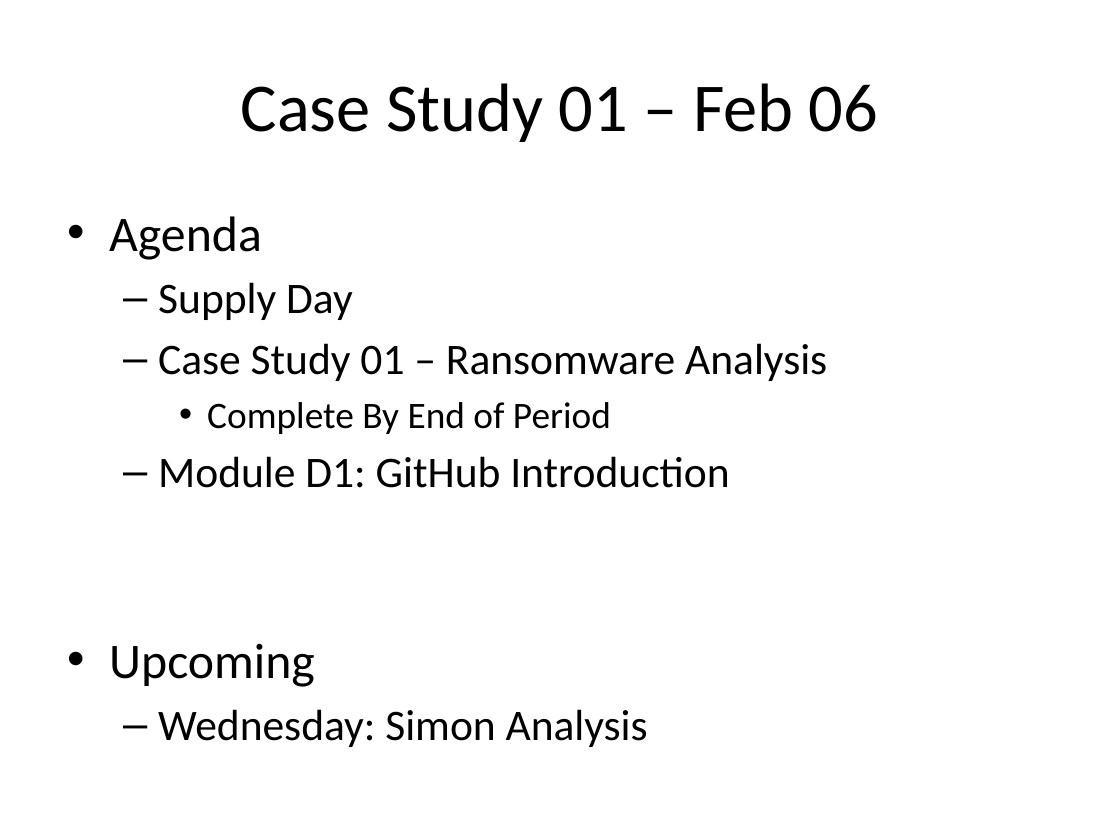
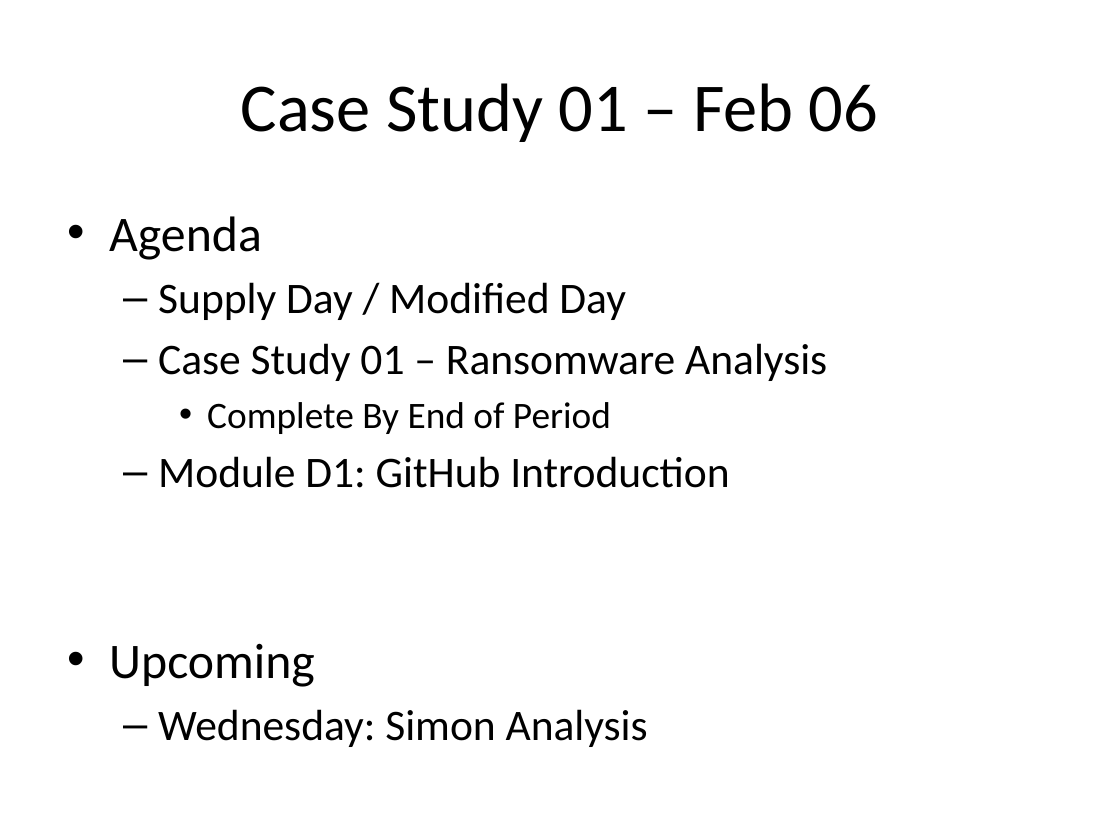
Before and after one commit to DamanTakhar/ICS2O0A, a slide deck: slide 2 of Daily Agendas/Day1.2_CaseStudy1_Feb06.pptx. Drawn at 1120x840 pixels with LibreOffice and Linux fonts; fonts in the diff are those of the drawing. Boxes give left, top, right and bottom in pixels: in the first picture for what was removed or moved away, otherwise in the second. Text is boxed around its words. In the diff, an @@ line names an element or a change of style, - is before the commit and + after.

```diff
--- a/Daily Agendas/Day1.2_CaseStudy1_Feb06.pptx
+++ b/Daily Agendas/Day1.2_CaseStudy1_Feb06.pptx
@@ text at <box>158,282,626,320</box>: text changed @@
-  – Supply Day
+  – Supply Day / Modified Day
```
Also in this commit, not shown: 1 slide added.
